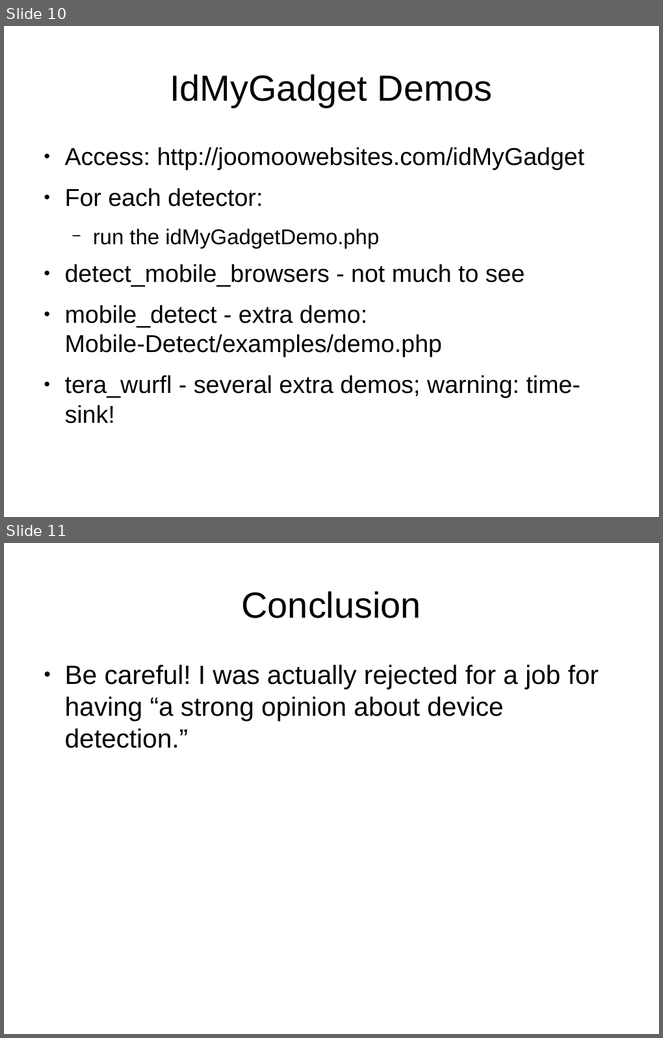
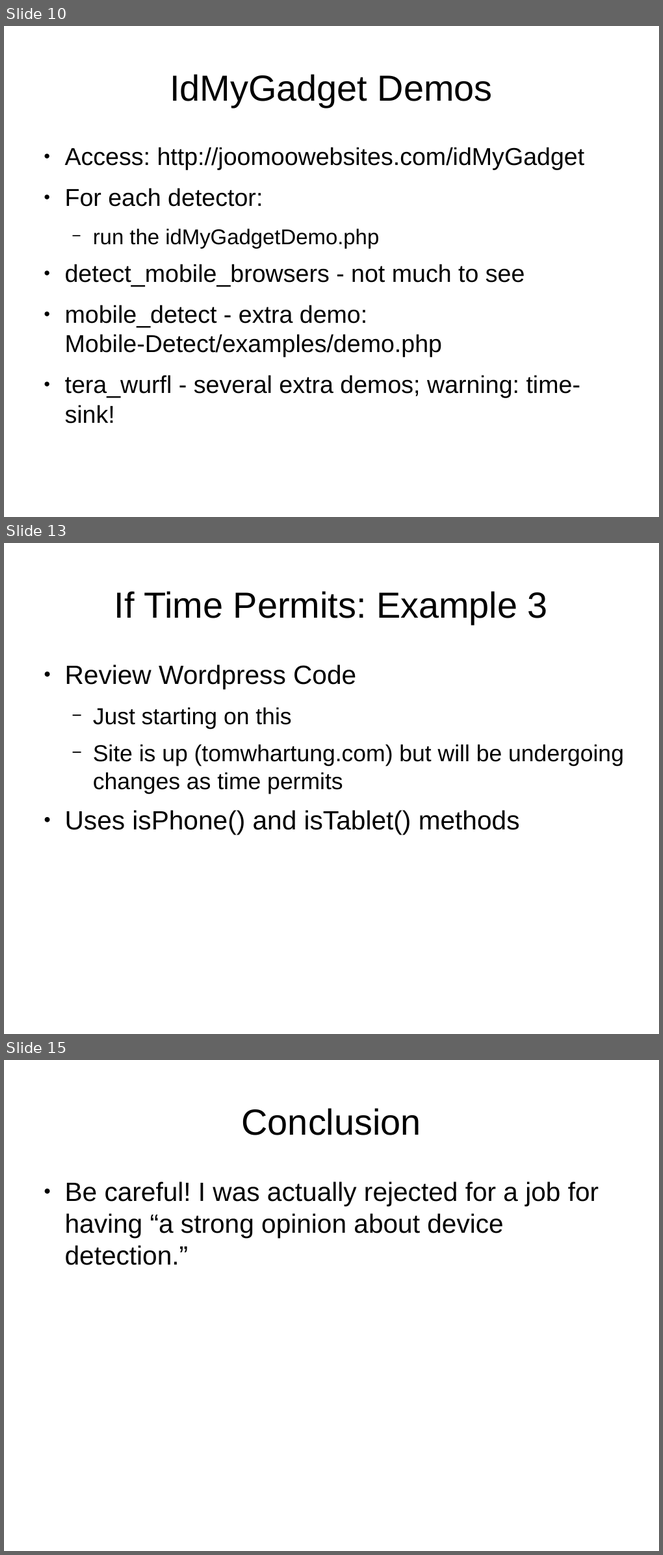
Before and after one commit to tomwhartung/jmws_accoutrements, a slide deck: presentations/2015_08-FRPUG/Device_Detection_PHP.odp. Shown one above the other, each under a label of ours: slides 10 and 11 before the commit, slides 10, 13 and 15 after it; the slides between them are not shown. The pictures are 663x1038 and 663x1555 pixels, drawn with LibreOffice and Linux fonts; fonts in the diff are those of the drawing. Boxes give left, top, right and bottom in pixels: in the first picture for what was removed or moved away, otherwise in the second. Text is boxed around its words. In the diff, an @@ line names an element or a change of style, - is before the commit and + after.

Commit message:
Added three "If Time Permits ..." (Examples) slides.  Seriously I think we are in good shape.

```diff
--- a/presentations/2015_08-FRPUG/Device_Detection_PHP.odp
+++ b/presentations/2015_08-FRPUG/Device_Detection_PHP.odp
@@ slide 13 added at (4, 543, 659, 1034), background #FFFFFF @@
@@ title added at (114, 591, 548, 624), 44 pt, text #000000 @@
+If Time Permits: Example 3
@@ text added at (65, 665, 624, 834), 28 pt, text #000000 @@
+● Review Wordpress Code
+  − Just starting on this
+  − Site is up (tomwhartung.com) but will be undergoing changes as time permits
+● Uses isPhone() and isTablet() methods
@@ what was slide 11 is now slide 15 @@
```
Also in this commit, not shown: 3 other slides added.
